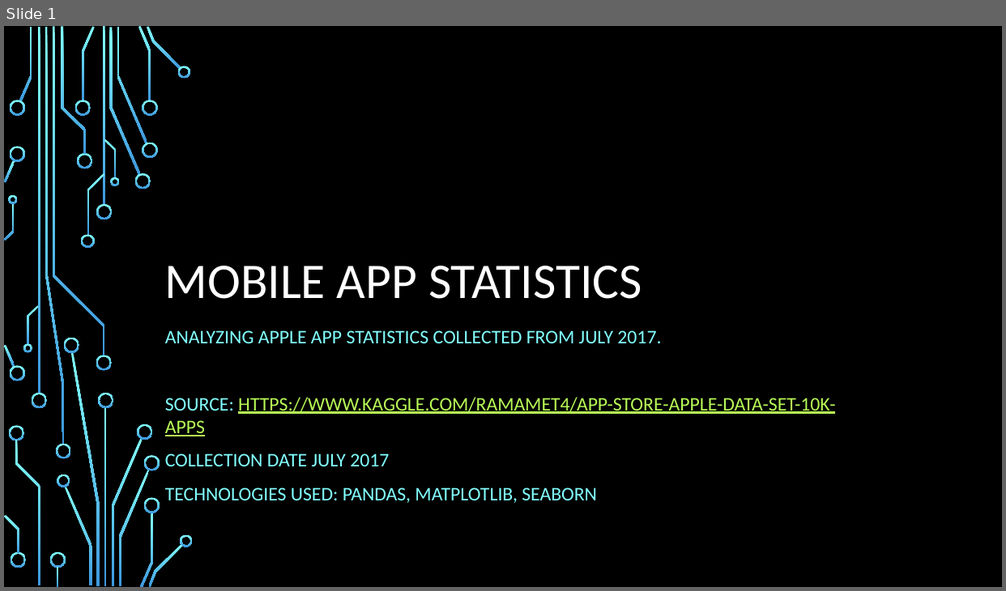
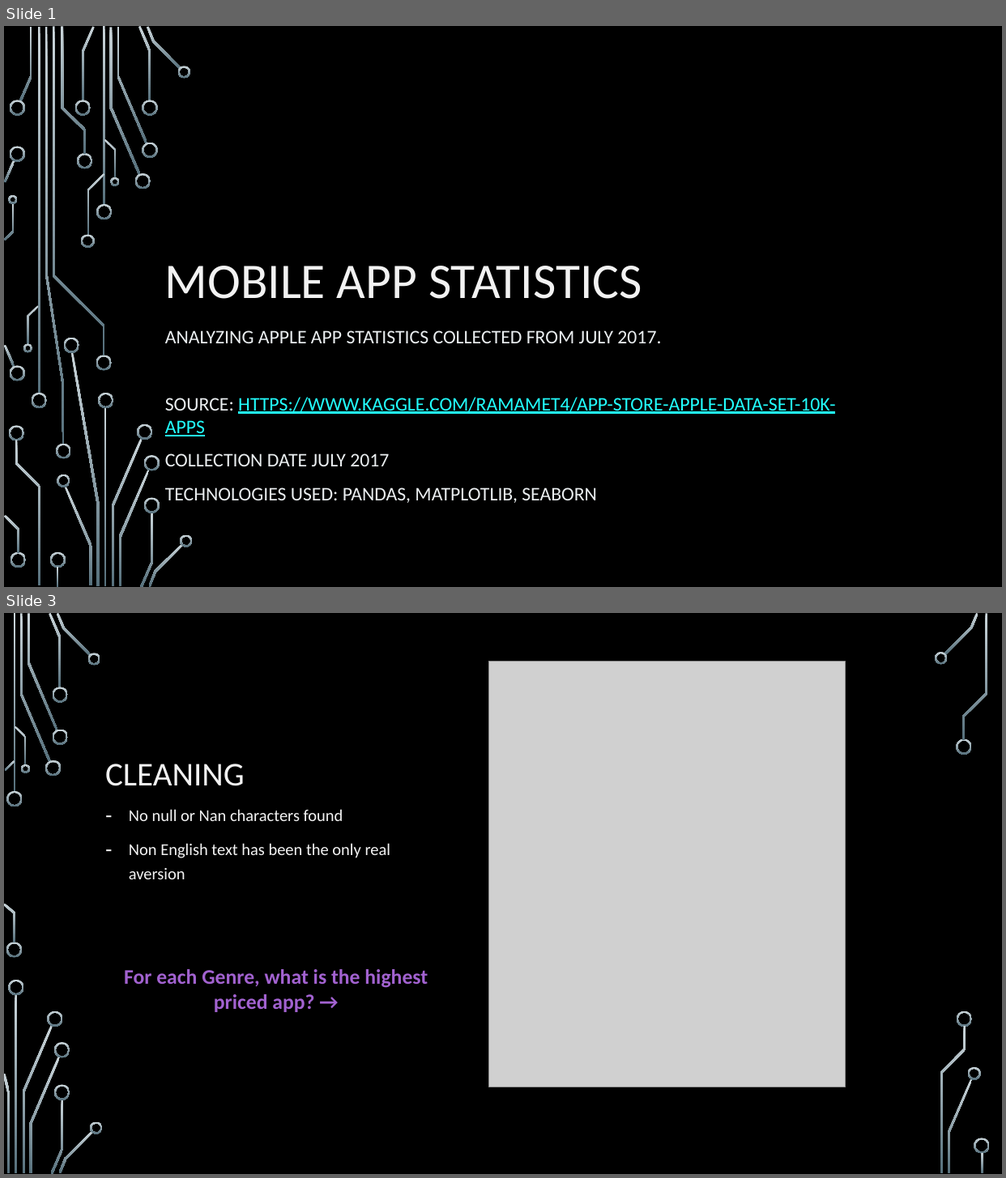
Before and after one commit to EmpressBelless/AppleDataSet, a slide deck: AppleApps2017.pptx. Shown one above the other, each under a label of ours: slide 1 before the commit, slides 1 and 3 after it; the slides between them are not shown. The pictures are 1006x591 and 1006x1178 pixels, drawn with LibreOffice and Linux fonts; fonts in the diff are those of the drawing; grey boxes stand for pictures; background and template pictures are left out. Boxes give left, top, right and bottom in pixels: in the first picture for what was removed or moved away, otherwise in the second. Text is boxed around its words. In the diff, an @@ line names an element or a change of style, - is before the commit and + after.

```diff
--- a/AppleApps2017.pptx
+++ b/AppleApps2017.pptx
@@ slide 3 added at box(4, 613, 1002, 1174), background picture (left out) @@
@@ picture added at box(489, 662, 846, 1088) @@
@@ title added at box(105, 764, 245, 786), 32 pt, text #F2F2F2 @@
+CLEANING
@@ text added at box(129, 809, 391, 879), 16 pt, text #F2F2F2 @@
+– No null or Nan characters found
+– Non English text has been the only real aversion
@@ text added at box(124, 969, 428, 1012), 20 pt, text #A262D0, bold @@
+For each Genre, what is the highest priced app? →
@@ group added at box(4, 613, 990, 1174): 33 freeform shapes, 3 rectangles @@
@@ slide 1 changed as well @@
@@ fill gradient #82FFFF to #3D97DE to gradient #CAD5DA to #56707C in 54 elements at box(96, 204, 112, 220), box(96, 356, 112, 371), box(38, 27, 40, 394), box(31, 393, 47, 408), box(19, 27, 32, 101), box(109, 28, 140, 175), box(135, 173, 151, 189), box(117, 27, 147, 143), box(138, 26, 151, 101), box(142, 142, 157, 158), box(142, 100, 157, 116), box(147, 27, 181, 70), box(177, 66, 191, 78), box(82, 27, 95, 101), box(75, 100, 91, 116), box(77, 153, 92, 169), box(65, 486, 92, 586), box(57, 475, 70, 487), box(9, 100, 25, 116), box(4, 345, 15, 367), box(9, 366, 25, 382), box(4, 160, 15, 183), box(9, 147, 25, 162), box(61, 27, 87, 154), box(9, 426, 24, 442), box(15, 440, 40, 585), box(49, 552, 66, 568), box(57, 567, 58, 587), box(10, 552, 26, 568), box(4, 515, 19, 554), box(87, 173, 104, 236), box(81, 235, 95, 248), box(53, 27, 105, 356), box(104, 139, 117, 178), box(110, 177, 119, 186), box(27, 306, 39, 345), box(23, 344, 32, 353), box(5, 203, 14, 240), box(9, 195, 18, 204), box(104, 408, 107, 587), box(112, 438, 143, 586), box(98, 393, 114, 408), box(71, 352, 100, 587), box(64, 337, 79, 353), box(138, 425, 153, 440), box(119, 470, 150, 587), box(140, 513, 153, 587), box(144, 456, 160, 472), box(144, 497, 160, 514), box(148, 544, 183, 587), box(180, 535, 193, 547), box(45, 27, 65, 445), box(56, 444, 70, 459), box(103, 27, 105, 206) @@
@@ title "MOBILE APP STATISTICS" at box(165, 266, 642, 299): text colour #FFFFFF to #F2F2F2 @@
@@ subtitle "ANALYZING APPLE APP STATISTICS COLLECTED ..." at box(165, 331, 835, 503): text colour #82FFFF to #EAEEF0 in "ANALYZING APPLE APP STATISTICS COLLECTED FROM JULY ...", "SOURCE:", "COLLECTION DATE JULY 2017", "TECHNOLOGIES USED: PANDAS, MATPLOTLIB, SEABORN"; text colour #B8FA56 to #22FFFF in "HTTPS://WWW.KAGGLE.COM/RAMAMET4/APP-STORE-APPLE-DATA-SET-10K ..." @@
```
Also in this commit, not shown: 6 other slides changed, 3 other slides added, 10 slides removed, 8 other files.
